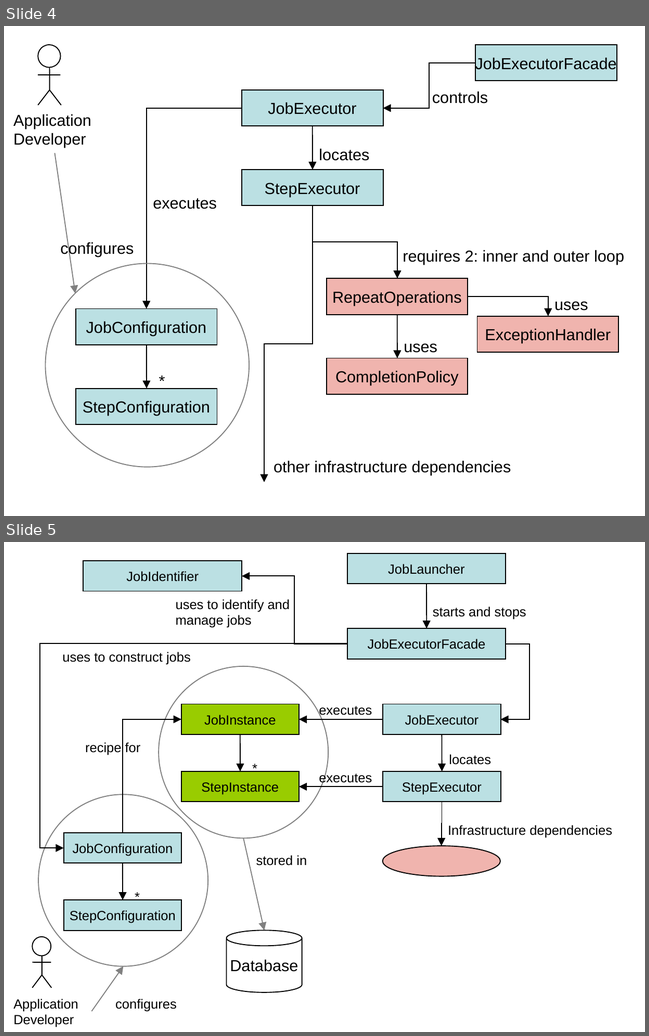
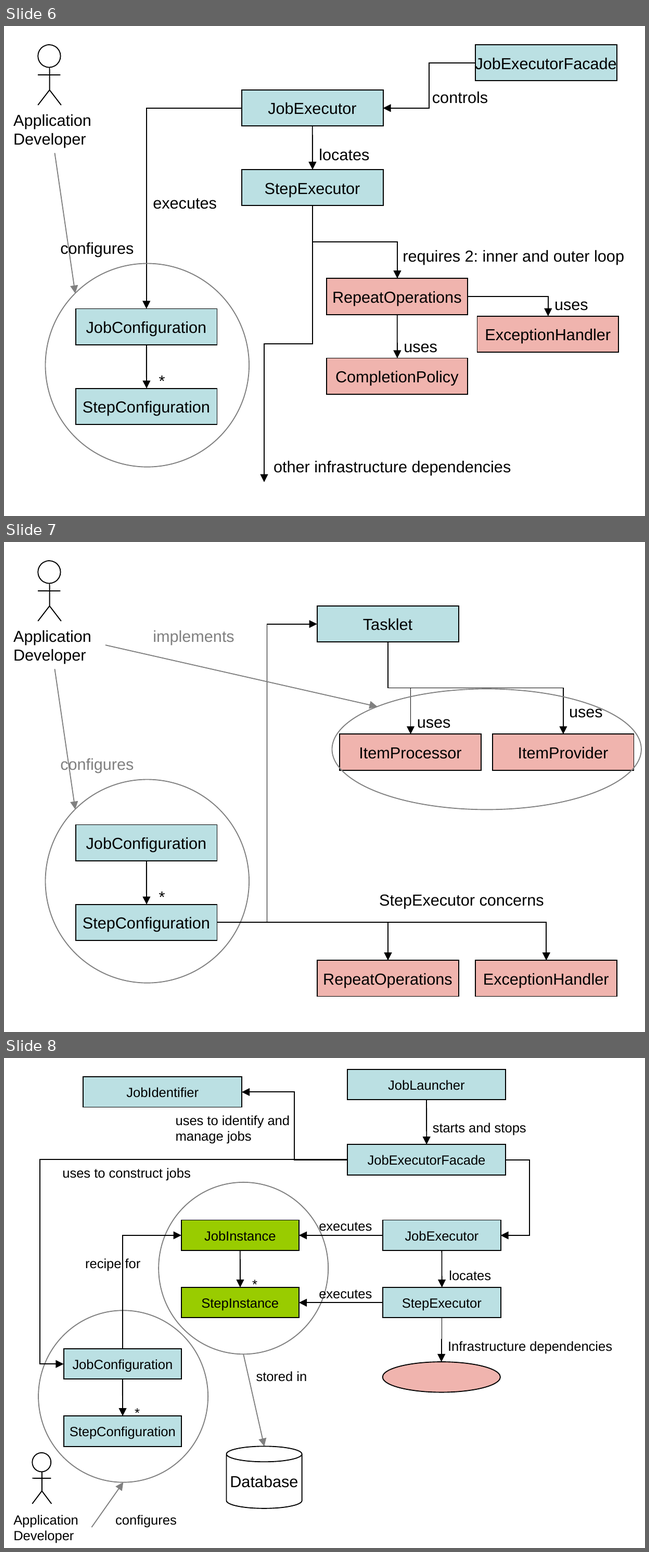
Before and after one commit to spring-projects/spring-batch, a slide deck: src/site/ppt/Figures.ppt. Shown one above the other, each under a label of ours: slides 4 and 5 before the commit, slides 6, 7 and 8 after it. The pictures are 649x1036 and 649x1552 pixels, drawn with LibreOffice and Linux fonts; fonts in the diff are those of the drawing. Boxes give left, top, right and bottom in pixels: in the first picture for what was removed or moved away, otherwise in the second. Text is boxed around its words. In the diff, an @@ line names an element or a change of style, - is before the commit and + after.

Commit message:
IN PROGRESS - issue BATCH-201: Move responsibility for deciding if an exception terminates a batch to ExceptionHandler http://opensource.atlassian.com/projects/spring/browse/BATCH-201
Nearly finished - ExceptionHandler is the owner of abnormal termination.

```diff
--- a/src/site/ppt/Figures.ppt
+++ b/src/site/ppt/Figures.ppt
@@ slide 7 added at [4, 542, 645, 1032], background #FFFFFF @@
@@ group added at [37, 561, 61, 622]: 4 lines, 1 ellipse @@
@@ rectangle added at [317, 606, 459, 642], fill #BBE0E3, outline #000000 0.74 pt, 12 pt, text #000000 @@
+Tasklet
@@ text added at [13, 630, 91, 664], 12 pt, text #000000 @@
+Application
+Developer
@@ text added at [153, 630, 234, 644], 12 pt, text #808080 @@
+implements
@@ elbow arrow added from (217, 922) to (317, 624), #000000 0.74 pt @@
@@ arrow added from (105, 645) to (377, 707), #808080 0.74 pt @@
@@ elbow arrow added from (388, 642) to (411, 734), #000000 0.74 pt @@
@@ elbow arrow added from (388, 642) to (563, 734), #000000 0.74 pt @@
@@ arrow added from (55, 669) to (75, 809), #808080 0.74 pt @@
@@ ellipse added at [333, 689, 642, 809], outline #808080 0.74 pt @@
@@ text added at [569, 704, 603, 718], 12 pt, text #000000 @@
+uses
@@ text added at [417, 719, 451, 728], 12 pt, text #000000 @@
+uses
@@ rectangle added at [340, 734, 482, 771], fill #F0B4AE, outline #000000 0.74 pt, 12 pt, text #000000 @@
+ItemProcessor
@@ rectangle added at [492, 734, 634, 771], fill #F0B4AE, outline #000000 0.74 pt, 12 pt, text #000000 @@
+ItemProvider
@@ text added at [60, 757, 133, 773], 12 pt, text #808080 @@
+configures
@@ ellipse added at [45, 780, 249, 983], outline #808080 0.74 pt @@
@@ group added at [76, 824, 218, 940]: 2 rectangles, 1 arrow, 1 text @@
+JobConfiguration
+StepConfiguration
+*
@@ text added at [379, 894, 544, 909], 12 pt, text #000000 @@
+StepExecutor concerns
@@ elbow arrow added from (218, 922) to (546, 961), #000000 0.74 pt @@
@@ elbow arrow added from (218, 922) to (388, 961), #000000 0.74 pt @@
@@ rectangle added at [317, 961, 459, 997], fill #F0B4AE, outline #000000 0.74 pt, 12 pt, text #000000 @@
+RepeatOperations
@@ rectangle added at [475, 961, 617, 997], fill #F0B4AE, outline #000000 0.74 pt, 12 pt, text #000000 @@
+ExceptionHandler
@@ what was slide 4 is now slide 6 @@
@@ what was slide 5 is now slide 8 @@
```
Also in this commit, not shown: 3 slides changed, 2 other slides added, 26 other files.
